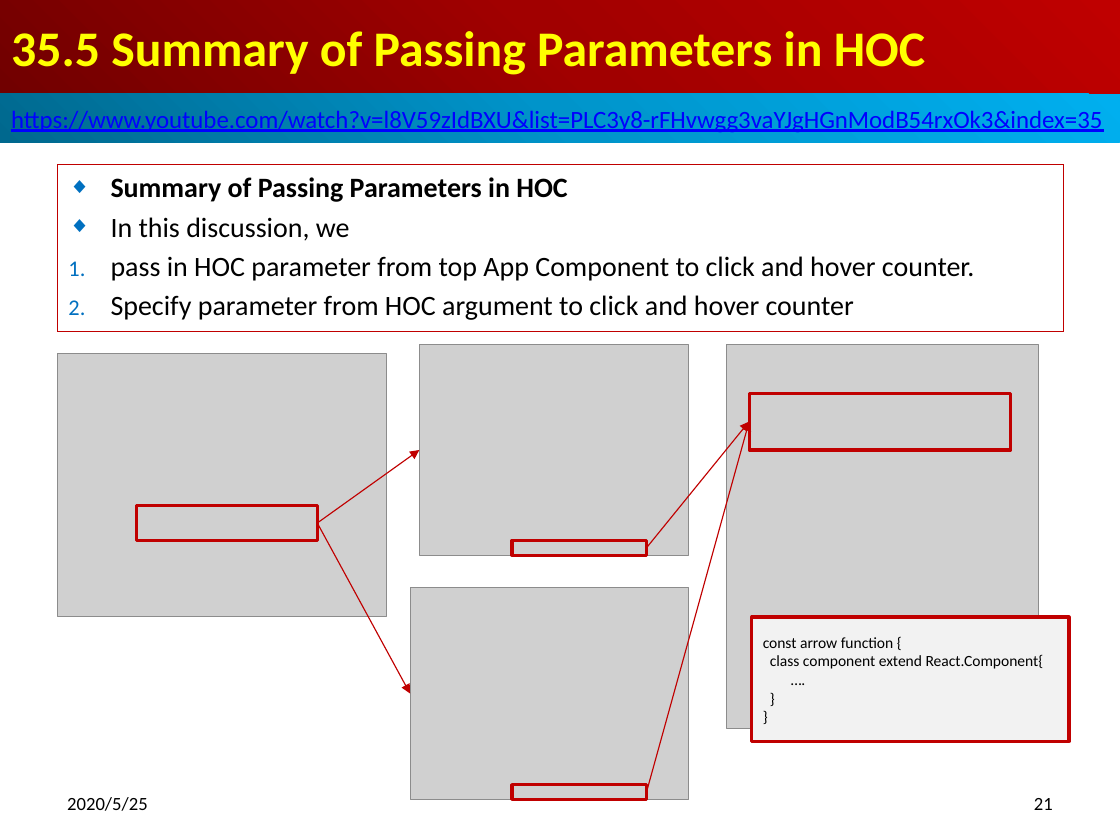
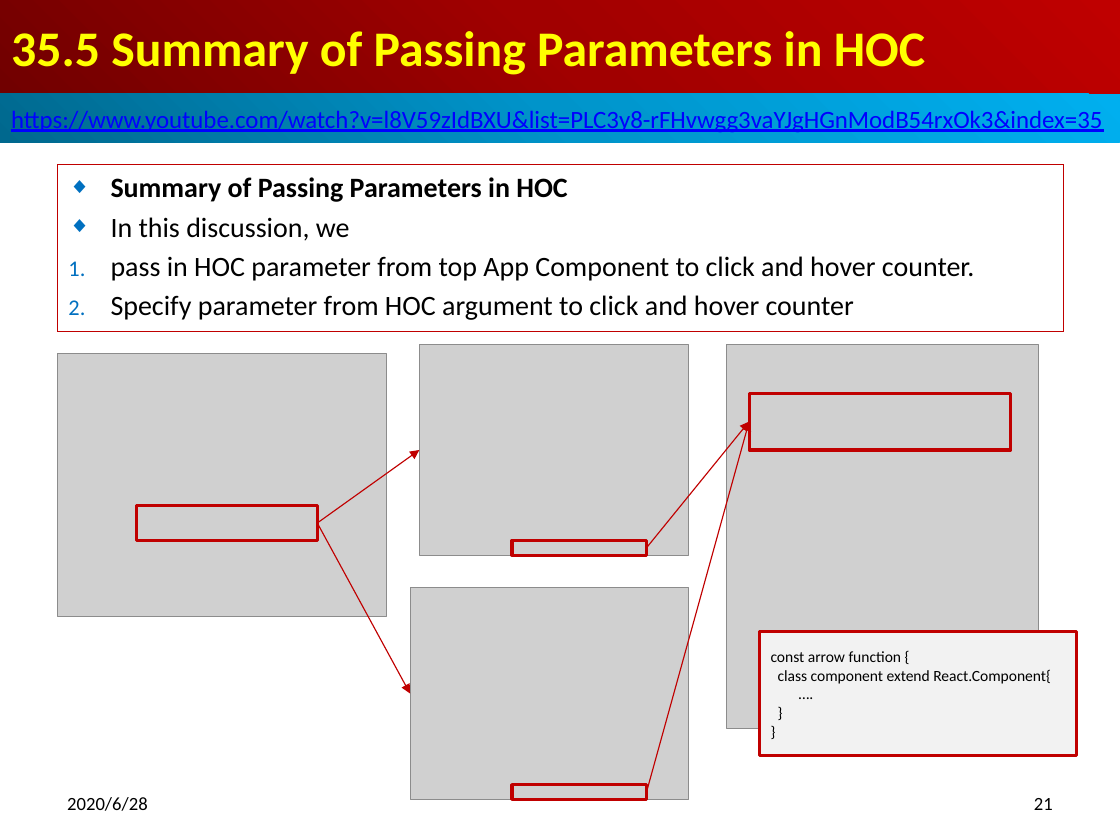
Before and after one commit to peterhchen/800-React-Hook, a slide deck: slide 21 of 35_HOC3.pptx. Drawn at 1120x840 pixels with LibreOffice and Linux fonts; fonts in the diff are those of the drawing; grey boxes stand for pictures. Boxes give left, top, right and bottom in pixels: in the first picture for what was removed or moved away, otherwise in the second. Text is boxed around its words. In the diff, an @@ line names an element or a change of style, - is before the commit and + after.

Commit message:
HOC implement
1. Pass the parameter from top to bottom
2. Pass the handle from bottom to top.

```diff
--- a/35_HOC3.pptx
+++ b/35_HOC3.pptx
@@ rectangle "const arrow function {": place and size @@
-rectangle "const arrow function {" at [752, 617, 1068, 741]
+rectangle "const arrow function {" at [759, 632, 1076, 756]
@@ text at [67, 797, 148, 811]: text changed @@
-2020/5/25
+2020/6/28
```
Also in this commit, not shown: 22 other slides changed, 3 slides added.
